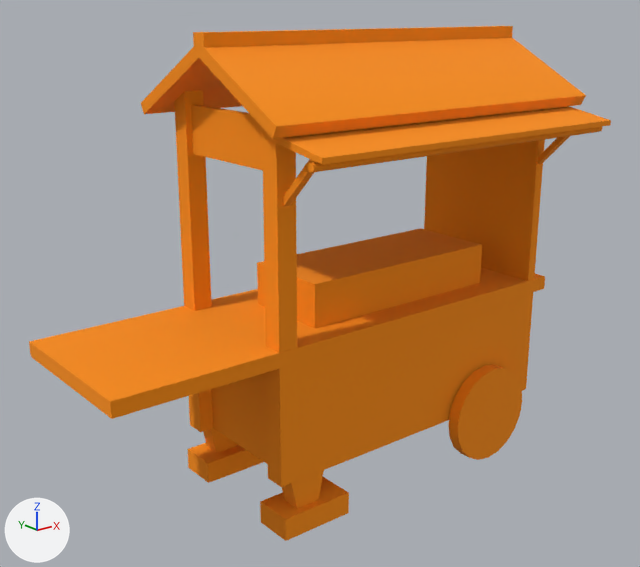
One commit to the glTF model Data/Models/Oden_Title_Stage/Oden_Title_Yatai.gltf: the scene before it, then after it.
The view is the same before and after, from a camera (50 mm lens) standing at (-55.7, -61.9, 44.2) and looking at (-7.4, -1.6, 20.1). The lights are fixed; the arrows at lower left show +X, +Y and +Z. The older version comes first. Where no turn or scale is listed for an object, it has been applied to the vertices. Vertices at exactly the same position are counted once.

Script lines for the objects in view, before the commit:
```python
ob_pcube1 = bpy.data.objects.new('pCube1', me_mesh_11)
ob_pcube1.location = (0.0, 0.0, 20.0)
ob_pcube11 = bpy.data.objects.new('pCube11', me_mesh_3)
ob_pcube11.location = (-15.55, 0.0, 33.92)
ob_pcube2 = bpy.data.objects.new('pCube2', me_mesh_6)
ob_pcube2.location = (0.0, 0.0, 34.13)
ob_pcube3 = bpy.data.objects.new('pCube3', me_mesh_4)
ob_pcube3.location = (0.0, 0.0, 8.54)
ob_pcube4 = bpy.data.objects.new('pCube4', me_mesh_9)
ob_pcube4.location = (0.0, 0.0, 9.89)
ob_pcube5 = bpy.data.objects.new('pCube5', me_mesh_0)
ob_pcube5.location = (-12.92, -6.27, 1.73)
ob_pcube7 = bpy.data.objects.new('pCube7', me_mesh_8)
ob_pcube7.location = (0.0, -0.57, 19.4)
ob_pcube9 = bpy.data.objects.new('pCube9', me_mesh_5)
ob_pcube9.location = (0.0, -15.73, 34.88)
ob_pcylinder1 = bpy.data.objects.new('pCylinder1', me_mesh_2)
ob_pcylinder1.location = (8.67, -8.76, 5.49)
# also in view: 'pCube8' at (0.0, 0.0, 41.6); 'pCylinder2' at (0.0, -12.7, 33.3); 'pCube6' at (-13.5, 0.0, 3.7)
```
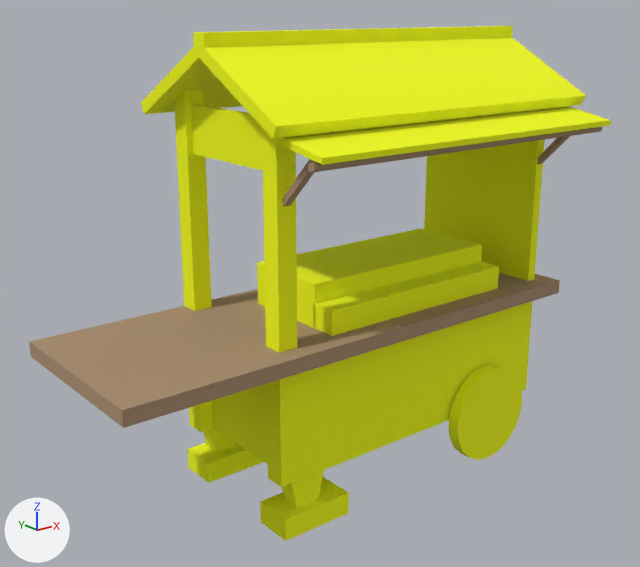
Location of each change, (x1, y1, x2, y2) in pixels of the pictures (640 x 567 px):
'pCube4', recoloured, reshaped (orange to beige)
    before: (29, 268, 545, 419)
    after: (29, 273, 560, 428)
'pCube2', recoloured (orange to yellow)
    both: (141, 37, 586, 139)
'pCube1', recoloured (orange to yellow)
    both: (174, 90, 545, 487)
'pCube3', recoloured (orange to yellow)
    both: (212, 303, 526, 480)
'pCube7', recoloured (orange to yellow)
    both: (257, 228, 482, 328)
'pCube9', recoloured (orange to yellow)
    both: (267, 106, 611, 165)
'pCube12', added (yellow)
    after: (314, 261, 499, 336)
'pCylinder1', recoloured (orange to yellow)
    both: (448, 364, 522, 460)
'pCube5', recoloured (orange to yellow)
    both: (188, 443, 349, 541)
'pCube8', recoloured (orange to yellow)
    both: (193, 26, 513, 47)
'pCube11', recoloured (orange to yellow)
    both: (191, 105, 263, 171)
'pCylinder2', recoloured
    both: (308, 127, 603, 173)
'pCube6', recoloured
    both: (203, 428, 324, 509)
'pCube10', recoloured
    both: (283, 136, 570, 207)
part 1 of me_mesh_9, built on
    before: (110, 277, 545, 419)
    after: (110, 276, 560, 428)
part 2 of me_mesh_9, recoloured (orange to beige)
    both: (29, 273, 545, 419)

Edits to the bpy script that builds the scene:
```text
Change mat_standardsurface1:
    mat_standardsurface1.base_color: (1.0, 0.278, 0.0) -> (0.911, 1.0, 0.0)  # orange #ff9000 -> yellow #f5ff00
Add mat_lambert3:
    mat_lambert3 = principled_material('lambert3')
    mat_lambert3.base_color = (0.4, 0.268, 0.164)  # beige #aa8d71
    mat_lambert3.roughness = 1.0
Change me_mesh_1:
    where me_mesh_1.from_pydata(...)  # 16 vertices, 24 faces; spans x -0.4..31.4, y -5.0..0.6, z -4.7..0.4
    remove me_mesh_1.materials.append(mat_standardsurface1)  # orange #ff9000
    add me_mesh_1.materials.append(mat_lambert3)  # beige #aa8d71
Change me_mesh_9:
    used by ob_pcube4; location = (0.0, 0.0, 9.89)
    remove me_mesh_9.from_pydata(...)  # 16 vertices, 28 faces; spans x -31.3..17.7, y -7.6..7.6, z 6.2..7.5
    add me_mesh_9.from_pydata(...)  # 24 vertices, 44 faces; spans x -31.3..17.7, y -9.4..7.6, z 6.2..7.5
    me_mesh_9 part 1
    6 faces are deleted
    8 new vertices lie (0.0, -1.8, 0.0) away from vertices in x -31.3..17.7, y -7.6, z 6.2..7.5
    22 new faces join them
    me_mesh_9 part 2: 22 faces spanning x -31.3..17.7, y -7.6..7.6, z 6.2..7.5 switch from mat_standardsurface1 (orange #ff9000) to mat_lambert3 (beige #aa8d71)
Change me_mesh_10:
    where me_mesh_10.from_pydata(...)  # 22 vertices, 40 faces; spans x -17.2..17.2, y -0.3..0.3, z -0.4..0.4
    remove me_mesh_10.materials.append(mat_standardsurface1)  # orange #ff9000
    add me_mesh_10.materials.append(mat_lambert3)  # beige #aa8d71
Add me_mesh_13:
    me_mesh_13.from_pydata(...)  # a box spanning x -10.7..10.7, y -1.2..1.2, z -2.0..0.3
    me_mesh_13.materials.append(mat_standardsurface1)  # yellow #f5ff00
Add ob_pcube12:
    ob_pcube12 = bpy.data.objects.new('pCube12', me_mesh_13)
    ob_pcube12.location = (0.0, -5.97, 19.4)
```
